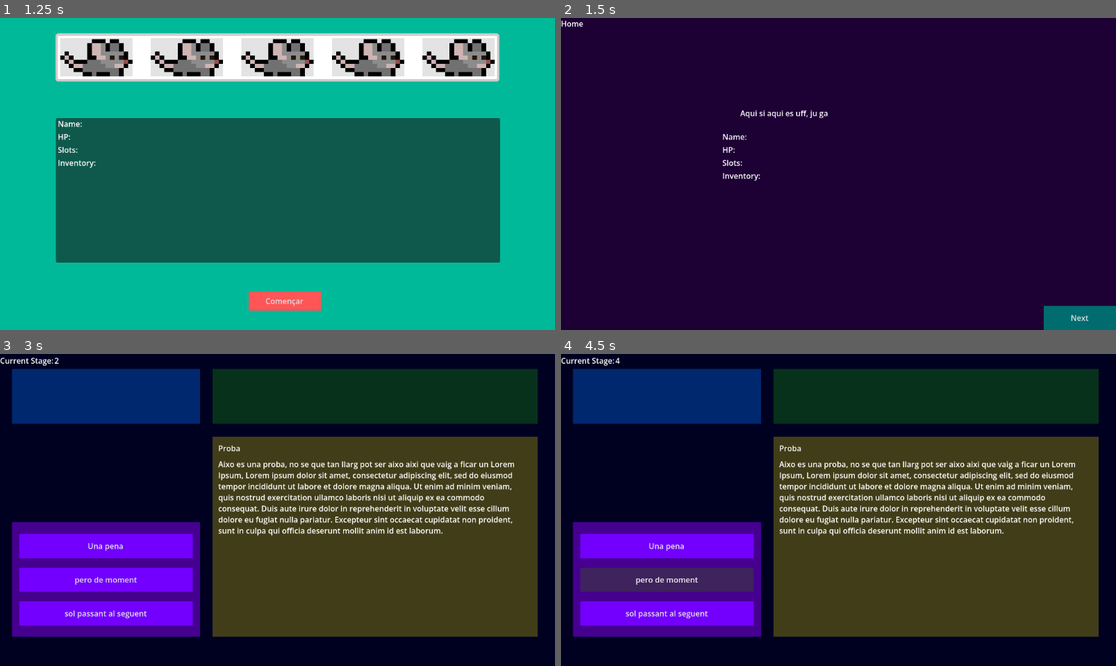
Above: before the commit, frames 1-4 (two rows, left to right).
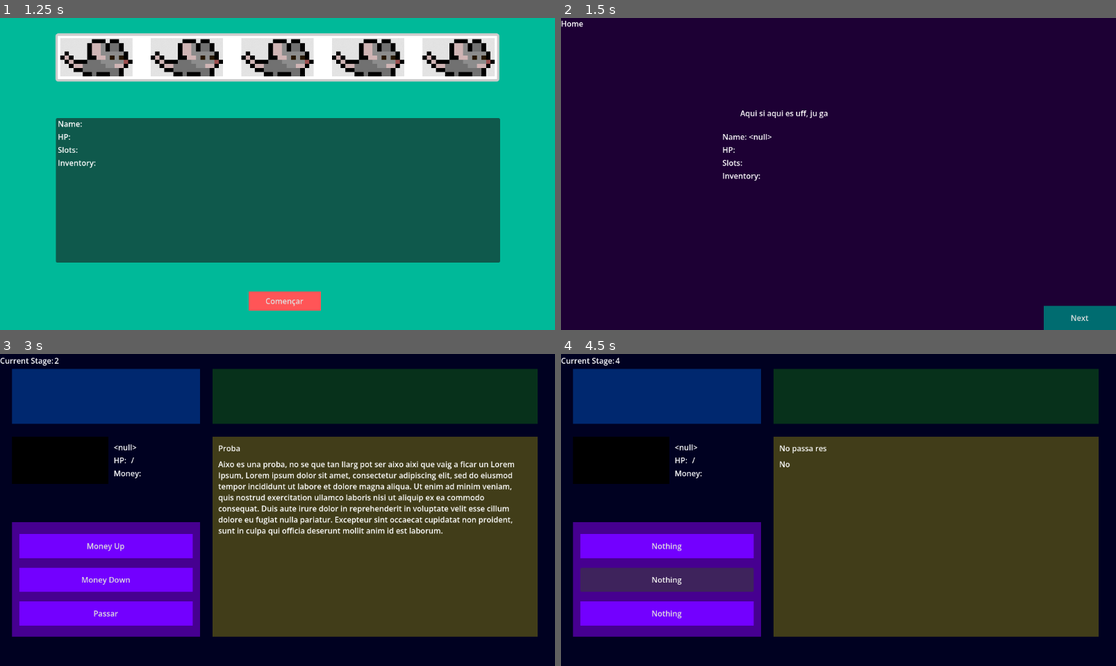
Above: after the commit, the same moments.

Repository: Anderson-Jimenez/-fork
Game: Godot game, scene res://scenes/menu.tscn
Same seed, same stepped clock (60 frames per second), same inputs: the game is played once before the commit and once after it.
Inputs:
- Up to frame 1 (1.25 s): click "Jugar" at 0.5 s
- Up to frame 2 (1.5 s): click "Començar" at 1.25 s
- Up to frame 3 (3 s): click "Next" at 2 s; click "Next" at 2.75 s
- Up to frame 4 (4.5 s): click "Una pena" (after the commit: "Money Up") at 3.5 s; click "Nothing" (after the commit: "Money Down") at 4.25 s

Frame 1 is identical in both runs. In frame 2, less than 0.1% of the frame differs, in the area x 33-38%, y 37-40%; in frame 3, 3.2%; in frame 4, 6.9%, in the area x 2-93%, y 26-85%.
Error before the commit: Invalid access to property or key 'NAME' on a base object of type 'Dictionary'. (res://scripts/home.gd:25)
Error after the commit: Invalid access to property or key 'NAME' on a base object of type 'Dictionary'. (res://autoloads/characterStats.gd:11)

Commit message:
random event amb mes info i mes events

Diff:
--- a/autoloads/characterStats.gd
+++ b/autoloads/characterStats.gd
@@ -1,11 +1,15 @@
 extends Node
 
+var nameChar;
+var hp;
+var maxHp;
+var slots;
+var money=50
+var inv;
 
-# Called when the node enters the scene tree for the first time.
-func _ready() -> void:
-	pass # Replace with function body.
-
-
-# Called every frame. 'delta' is the elapsed time since the previous frame.
-func _process(delta: float) -> void:
-	pass
+func setCharacter(char):
+	nameChar=char["NAME"]
+	hp=int(char["HP"])
+	maxHp=int(char["HP"])
+	slots=int(char["SLOTS"])
+	inv=int(char["INV"])
--- a/scenes/inventary.tscn
+++ b/scenes/inventary.tscn
@@ -38,7 +38,7 @@
 offset_bottom = -0.1760025
 metadata/_edit_use_anchors_ = true
 
-[node name="ColorRect2" type="ColorRect" parent="ColorRect" unique_id=283393975]
+[node name="Variables" type="ColorRect" parent="ColorRect" unique_id=283393975]
 layout_mode = 1
 anchors_preset = -1
 anchor_left = 0.021701388
@@ -50,7 +50,7 @@
 color = Color(0, 0.4333334, 1, 0.3529412)
 metadata/_edit_use_anchors_ = true
 
-[node name="ColorRect3" type="ColorRect" parent="ColorRect" unique_id=1039728162]
+[node name="Objects" type="ColorRect" parent="ColorRect" unique_id=1039728162]
 layout_mode = 1
 anchors_preset = -1
 anchor_left = 0.3828125
@@ -62,7 +62,7 @@
 color = Color(0.14999998, 1, 0, 0.1882353)
 metadata/_edit_use_anchors_ = true
 
-[node name="ColorRect4" type="ColorRect" parent="ColorRect" unique_id=1759159823]
+[node name="Slot1" type="ColorRect" parent="ColorRect" unique_id=1759159823]
 layout_mode = 1
 anchors_preset = -1
 anchor_left = 0.023000002
@@ -74,6 +74,45 @@
 offset_right = -0.31201172
 offset_bottom = 0.09597778
 color = Color(0.9833336, 0, 1, 0.39215687)
+
+[node name="Slot2" type="ColorRect" parent="ColorRect" unique_id=1884797404]
+layout_mode = 1
+anchors_preset = -1
+anchor_left = 0.21400002
+anchor_top = 0.26200002
+anchor_right = 0.39534032
+anchor_bottom = 0.39800003
+offset_left = -0.52801514
+offset_top = 0.2239685
+offset_right = 0.56796265
+offset_bottom = 0.09597778
+color = Color(0.9843137, 0, 1, 0.39215687)
+
+[node name="Slot3" type="ColorRect" parent="ColorRect" unique_id=1838141618]
+layout_mode = 1
+anchors_preset = -1
+anchor_left = 0.596
+anchor_top = 0.26200002
+anchor_right = 0.7789237
+anchor_bottom = 0.39800003
+offset_left = 0.40795898
+offset_top = 0.2239685
+offset_right = -0.32000732
+offset_bottom = 0.09597778
+color = Color(0.9843137, 0, 1, 0.39215687)
+
+[node name="Slot4" type="ColorRect" parent="ColorRect" unique_id=408847460]
+layout_mode = 1
+anchors_preset = -1
+anchor_left = 0.786
+anchor_top = 0.26200002
+anchor_right = 0.96902776
+anchor_bottom = 0.39800003
+offset_left = 0.5279541
+offset_top = 0.2239685
+offset_right = -0.3199463
+offset_bottom = 0.09597778
+color = Color(0.9843137, 0, 1, 0.39215687)
 
 [node name="Button" type="Button" parent="ColorRect" unique_id=82640346]
 layout_mode = 1
@@ -90,33 +129,7 @@
 theme_override_styles/normal = SubResource("StyleBoxFlat_fg286")
 text = "Next"
 
-[node name="ColorRect6" type="ColorRect" parent="ColorRect" unique_id=1838141618]
-layout_mode = 1
-anchors_preset = -1
-anchor_left = 0.596
-anchor_top = 0.26200002
-anchor_right = 0.7789237
-anchor_bottom = 0.39800003
-offset_left = 0.40795898
-offset_top = 0.2239685
-offset_right = -0.32000732
-offset_bottom = 0.09597778
-color = Color(0.9843137, 0, 1, 0.39215687)
-
-[node name="ColorRect7" type="ColorRect" parent="ColorRect" unique_id=1884797404]
-layout_mode = 1
-anchors_preset = -1
-anchor_left = 0.21400002
-anchor_top = 0.26200002
-anchor_right = 0.39534032
-anchor_bottom = 0.39800003
-offset_left = -0.52801514
-offset_top = 0.2239685
-offset_right = 0.56796265
-offset_bottom = 0.09597778
-color = Color(0.9843137, 0, 1, 0.39215687)
-
-[node name="ColorRect5" type="ColorRect" parent="ColorRect" unique_id=1985071903]
+[node name="Character" type="ColorRect" parent="ColorRect" unique_id=1985071903]
 layout_mode = 1
 anchors_preset = -1
 anchor_left = 0.411
@@ -129,7 +142,7 @@
 offset_bottom = 0.09597778
 color = Color(0, 0, 0, 1)
 
-[node name="ColorRect9" type="ColorRect" parent="ColorRect" unique_id=59701641]
+[node name="SelectedCard" type="ColorRect" parent="ColorRect" unique_id=59701641]
 layout_mode = 1
 anchors_preset = -1
 anchor_left = 0.7248264
@@ -141,20 +154,7 @@
 color = Color(0.9843137, 0, 1, 0.39215687)
 metadata/_edit_use_anchors_ = true
 
-[node name="ColorRect8" type="ColorRect" parent="ColorRect" unique_id=408847460]
-layout_mode = 1
-anchors_preset = -1
-anchor_left = 0.786
-anchor_top = 0.26200002
-anchor_right = 0.96902776
-anchor_bottom = 0.39800003
-offset_left = 0.5279541
-offset_top = 0.2239685
-offset_right = -0.3199463
-offset_bottom = 0.09597778
-color = Color(0.9843137, 0, 1, 0.39215687)
-
-[node name="ColorRect" type="ColorRect" parent="ColorRect" unique_id=262736647]
+[node name="Inventory" type="ColorRect" parent="ColorRect" unique_id=262736647]
 layout_mode = 1
 anchors_preset = -1
 anchor_left = 0.0234375
@@ -166,7 +166,35 @@
 color = Color(1, 0.7166667, 0, 0.29803923)
 metadata/_edit_use_anchors_ = true
 
-[node name="ColorRect11" type="ColorRect" parent="ColorRect" unique_id=2034037064]
+[node name="MoveToSlot1" type="ColorRect" parent="ColorRect" unique_id=757506174]
+layout_mode = 1
+anchors_preset = -1
+anchor_left = 0.88734937
+anchor_top = 0.59131396
+anchor_right = 0.96834934
+anchor_bottom = 0.65231425
+offset_left = -0.22644043
+offset_top = -0.17144775
+offset_right = 0.46154785
+offset_bottom = 0.30047607
+color = Color(0.3, 0.3, 0.3, 1)
+metadata/_edit_use_anchors_ = true
+
+[node name="MoveToSlot2" type="ColorRect" parent="ColorRect" unique_id=1277400110]
+layout_mode = 1
+anchors_preset = -1
+anchor_left = 0.8868681
+anchor_top = 0.66482735
+anchor_right = 0.96886814
+anchor_bottom = 0.72682726
+offset_left = 0.3279419
+offset_top = 0.19198608
+offset_right = -0.1361084
+offset_bottom = 0.015930176
+color = Color(0.3, 0.3, 0.3, 1)
+metadata/_edit_use_anchors_ = true
+
+[node name="MoveToSlot3" type="ColorRect" parent="ColorRect" unique_id=2034037064]
 layout_mode = 1
 anchors_preset = -1
 anchor_left = 0.8871043
@@ -180,42 +208,14 @@
 color = Color(0.3, 0.3, 0.3, 1)
 metadata/_edit_use_anchors_ = true
 
-[node name="ColorRect10" type="ColorRect" parent="ColorRect" unique_id=358230569]
+[node name="MoveToSlot4" type="ColorRect" parent="ColorRect" unique_id=358230569]
 layout_mode = 1
 anchors_preset = -1
 anchor_left = 0.8871528
 anchor_top = 0.8132716
 anchor_right = 0.96902776
 anchor_bottom = 0.8752716
-offset_right = -0.3199997
-offset_bottom = -0.1760025
-color = Color(0.3, 0.3, 0.3, 1)
-metadata/_edit_use_anchors_ = true
-
-[node name="ColorRect13" type="ColorRect" parent="ColorRect" unique_id=757506174]
-layout_mode = 1
-anchors_preset = -1
-anchor_left = 0.88734937
-anchor_top = 0.59131396
-anchor_right = 0.96834934
-anchor_bottom = 0.65231425
-offset_left = -0.22644043
-offset_top = -0.17144775
-offset_right = 0.46154785
-offset_bottom = 0.30047607
-color = Color(0.3, 0.3, 0.3, 1)
-metadata/_edit_use_anchors_ = true
-
-[node name="ColorRect12" type="ColorRect" parent="ColorRect" unique_id=1277400110]
-layout_mode = 1
-anchors_preset = -1
-anchor_left = 0.8868681
-anchor_top = 0.66482735
-anchor_right = 0.96886814
-anchor_bottom = 0.72682726
-offset_left = 0.3279419
-offset_top = 0.19198608
-offset_right = -0.1361084
-offset_bottom = 0.015930176
-color = Color(0.3, 0.3, 0.3, 1)
-metadata/_edit_use_anchors_ = true
+offset_right = -0.3199463
+offset_bottom = -0.17602539
+color = Color(0.3, 0.3, 0.3, 1)
+metadata/_edit_use_anchors_ = true
--- a/scenes/randomEvent.tscn
+++ b/scenes/randomEvent.tscn
@@ -36,6 +36,20 @@
 grow_vertical = 2
 color = Color(0, 0.004333329, 0.13, 1)
 
+[node name="Character" type="ColorRect" parent="ColorRect" unique_id=1068112575]
+layout_mode = 1
+anchors_preset = -1
+anchor_left = 0.022111125
+anchor_top = 0.26508644
+anchor_right = 0.19511117
+anchor_bottom = 0.41651854
+offset_left = -0.47201538
+offset_top = 0.2239685
+offset_right = 0.2319336
+offset_bottom = 0.09597778
+color = Color(0, 0, 0, 1)
+metadata/_edit_use_anchors_ = true
+
 [node name="Label" type="Label" parent="ColorRect" unique_id=2084276907]
 layout_mode = 1
 anchors_preset = -1
@@ -130,19 +144,19 @@
 theme_override_styles/normal = SubResource("StyleBoxFlat_o6fx3")
 metadata/_edit_use_anchors_ = true
 
-[node name="ColorRect2" type="ColorRect" parent="." unique_id=1084786612]
+[node name="ColorRect4" type="ColorRect" parent="ColorRect" unique_id=1084786612]
 layout_mode = 1
 anchors_preset = -1
 anchor_left = 0.3828125
 anchor_top = 0.2654321
 anchor_right = 0.96902776
 anchor_bottom = 0.90613586
-offset_right = -0.3199997
-offset_bottom = -0.1760025
+offset_right = -0.3199463
+offset_bottom = -0.17602539
 color = Color(1, 0.9333334, 0, 0.25490198)
 metadata/_edit_use_anchors_ = true
 
-[node name="Title" type="Label" parent="ColorRect2" unique_id=1970404930]
+[node name="Title" type="Label" parent="ColorRect/ColorRect4" unique_id=1970404930]
 layout_mode = 1
 anchors_preset = -1
 anchor_left = 0.017777778
@@ -153,7 +167,7 @@
 offset_bottom = 0.17499924
 metadata/_edit_use_anchors_ = true
 
-[node name="Context" type="RichTextLabel" parent="ColorRect2" unique_id=1520687144]
+[node name="Context" type="RichTextLabel" parent="ColorRect/ColorRect4" unique_id=1520687144]
 layout_mode = 1
 anchors_preset = -1
 anchor_left = 0.017777778
@@ -164,6 +178,57 @@
 offset_bottom = 0.15999985
 metadata/_edit_use_anchors_ = true
 
+[node name="VBoxContainer" type="VBoxContainer" parent="ColorRect" unique_id=1389490932]
+layout_mode = 1
+anchors_preset = -1
+anchor_left = 0.20500001
+anchor_top = 0.2651358
+anchor_right = 0.36008334
+anchor_bottom = 0.41674075
+offset_left = -0.16001892
+offset_top = 0.19200134
+offset_right = 0.18399048
+offset_bottom = -0.04800415
+alignment = 1
+metadata/_edit_use_anchors_ = true
+
+[node name="Name" type="Label" parent="ColorRect/VBoxContainer" unique_id=1723422827]
+layout_mode = 2
+metadata/_edit_use_anchors_ = true
+
+[node name="HBoxContainer" type="HBoxContainer" parent="ColorRect/VBoxContainer" unique_id=847955177]
+layout_mode = 2
+metadata/_edit_use_anchors_ = true
+
+[node name="HPlabel" type="Label" parent="ColorRect/VBoxContainer/HBoxContainer" unique_id=884962159]
+layout_mode = 2
+text = "HP:"
+metadata/_edit_use_anchors_ = true
+
+[node name="HP" type="Label" parent="ColorRect/VBoxContainer/HBoxContainer" unique_id=1421434541]
+layout_mode = 2
+metadata/_edit_use_anchors_ = true
+
+[node name="Label" type="Label" parent="ColorRect/VBoxContainer/HBoxContainer" unique_id=2054328847]
+layout_mode = 2
+text = "/"
+
+[node name="maxHP" type="Label" parent="ColorRect/VBoxContainer/HBoxContainer" unique_id=1210731370]
+layout_mode = 2
+metadata/_edit_use_anchors_ = true
+
+[node name="HBoxContainer2" type="HBoxContainer" parent="ColorRect/VBoxContainer" unique_id=372788856]
+layout_mode = 2
+
+[node name="MoneyLabel" type="Label" parent="ColorRect/VBoxContainer/HBoxContainer2" unique_id=598365550]
+layout_mode = 2
+text = "Money:"
+metadata/_edit_use_anchors_ = true
+
+[node name="Money" type="Label" parent="ColorRect/VBoxContainer/HBoxContainer2" unique_id=348106363]
+layout_mode = 2
+metadata/_edit_use_anchors_ = true
+
 [connection signal="button_up" from="ColorRect/Responses/Opcio1" to="." method="_on_opcio_1_button_up"]
 [connection signal="button_up" from="ColorRect/Responses/Opcio2" to="." method="_on_opcio_2_button_up"]
 [connection signal="button_up" from="ColorRect/Responses/Opcio3" to="." method="_on_opcio_3_button_up"]
--- a/scripts/characterSelection.gd
+++ b/scripts/characterSelection.gd
@@ -53,6 +53,7 @@
 
 
 func _on_start_game_pressed() -> void:
+	CharacterStats.setCharacter(selectedCharacter)
 	GameManager.setCharacter(selectedCharacter)
 	get_tree().change_scene_to_file("res://scenes/home.tscn")
 
--- a/scripts/home.gd
+++ b/scripts/home.gd
@@ -21,8 +21,7 @@
 	GameManager.routeGenerator()
 	print(GameManager.stages)
 
-	var char = GameManager.selectedCharacter
-	showStats(char["NAME"],char["HP"],char["SLOTS"],char["INV"])
+	showStats(CharacterStats.nameChar,str(CharacterStats.hp),str(CharacterStats.slots),str(CharacterStats.inv))
 
 
 
--- a/scripts/randomEvent/event2.tres
+++ b/scripts/randomEvent/event2.tres
@@ -6,10 +6,10 @@
 script = ExtResource("1_cwgcc")
 name = "Proba"
 context = "Aixo es una proba, no se que tan llarg pot ser aixo aixi que vaig a ficar un Lorem Ipsum, Lorem ipsum dolor  …(428 unchanged characters)…
-opcio1 = "Una pena"
-opcio1Value = "continuar"
-opcio2 = "pero de moment"
-opcio2Value = "continuar"
-opcio3 = "sol passant al seguent"
+opcio1 = "Money Up"
+opcio1Value = "moneyUp"
+opcio2 = "Money Down"
+opcio2Value = "moneyDown"
+opcio3 = "Passar"
 opcio3Value = "continuar"
 metadata/_custom_type_script = "uid://copokv2ebi74j"
--- /dev/null
+++ b/scripts/randomEvent/event3.tres
@@ -0,0 +1,15 @@
+[gd_resource type="Resource" script_class="RandomEventData" format=3 uid="uid://052e4toor511"]
+
+[ext_resource type="Script" uid="uid://copokv2ebi74j" path="res://scripts/ranodmEventData.gd" id="1_axus6"]
+
+[resource]
+script = ExtResource("1_axus6")
+name = "Proves de vida"
+context = "Aixo son proves per a veure si la vida es treu es cura"
+opcio1 = "Heal amb ea"
+opcio1Value = "curar"
+opcio2 = "Ouch"
+opcio2Value = "ferMal"
+opcio3 = "Coniuar"
+opcio3Value = "continuar"
+metadata/_custom_type_script = "uid://copokv2ebi74j"
--- a/scripts/random_event.gd
+++ b/scripts/random_event.gd
@@ -6,8 +6,16 @@
 @onready var Opcio2 = $ColorRect/Responses/Opcio2
 @onready var Opcio3 = $ColorRect/Responses/Opcio3
 
-@onready var Title = $ColorRect2/Title
-@onready var Context = $ColorRect2/Context
+@onready var HP = $ColorRect/VBoxContainer/HBoxContainer/HP
+@onready var MaxHP = $ColorRect/VBoxContainer/HBoxContainer/maxHP
+@onready var Money = $ColorRect/VBoxContainer/HBoxContainer2/Money
+@onready var NameChar = $ColorRect/VBoxContainer/Name
+
+@onready var Title = $ColorRect/ColorRect4/Title
+@onready var Context = $ColorRect/ColorRect4/Context
+
+
+@onready var hp
 
 var rng = RandomNumberGenerator.new()
 
@@ -35,6 +43,12 @@
 	Title.text = info.name
 	Context.text = info.context
 
+	#Carregar info del personatge
+	NameChar.text = CharacterStats.nameChar
+	HP.text = str(CharacterStats.hp)
+	MaxHP.text = str(CharacterStats.maxHp)
+	Money.text = str(CharacterStats.money)
+
 # Called every frame. 'delta' is the elapsed time since the previous frame.
 func _process(delta: float) -> void:
 	pass
--- a/scripts/ranodmEventData.gd
+++ b/scripts/ranodmEventData.gd
@@ -18,3 +18,28 @@
 #Funcions General
 func continuar():
 	GameManager.nextStage()
+
+
+#Positives
+func curar():
+	CharacterStats.hp=CharacterStats.hp+10
+
+	if CharacterStats.hp > CharacterStats.maxHp:
+		CharacterStats.hp = CharacterStats.maxHp
+
+	print(CharacterStats.hp)
+	GameManager.nextStage()
+
+func moneyUp():
+	CharacterStats.money=CharacterStats.money*2
+	GameManager.nextStage()
+
+# Negatives
+func ferMal():
+	CharacterStats.hp=CharacterStats.hp-5
+	print(CharacterStats.hp)
+	GameManager.nextStage()
+
+func moneyDown():
+	CharacterStats.money=CharacterStats.money/3
+	GameManager.nextStage()
